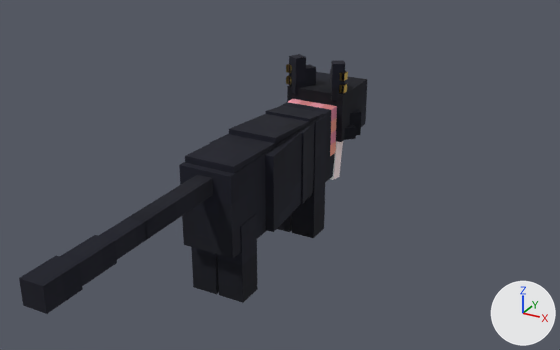
Before and after pictures for a commit that changed the glTF model public/3d/minecraft_model/model_xstraycat.gltf.
Before and after are seen from a 50 mm camera at (1.67, -2.95, 1.88) aimed at (0.19, -0.27, 0.53). Lighting does not change. The marker at lower right points along +X, +Y and +Z. The picture after the commit comes second.

Names of what the first picture shows: 'back_fluff_back', 'back_fluff_middle', 'back_left_leg.001', 'back_right_leg.001', 'body.001', 'front_right_leg.001', 'head.001', 'right_fluff_back', 'tail.002', 'tail2.002', 'tail2.003', 'tail2.004' and 13 more.
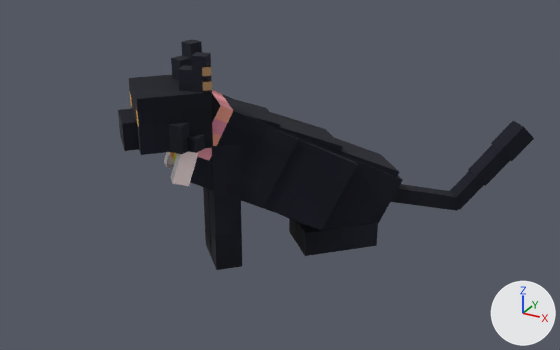
Not drawn themselves, but carrying or shaping drawn objects: ob_head, ob_body, ob_front_left_leg, ob_front_right_leg, ob_back_left_leg, ob_back_right_leg, ob_tail, ob_tail2.

Location of each change, [x1, y1, x2, y2] in pixels of the pictures (560 x 350 px):
```json
{"object": "body.001", "change": "moved, turned", "before": [179, 102, 335, 259], "after": [190, 94, 402, 230]}
{"object": "head.001", "change": "moved", "before": [287, 72, 367, 142], "after": [129, 75, 213, 155]}
{"object": "left_fluff_back", "change": "moved, turned", "before": [210, 134, 228, 143], "after": [264, 131, 357, 230]}
{"object": "front_left_leg.001", "change": "moved", "before": [277, 213, 292, 232], "after": [209, 143, 242, 270], "on screen": "mostly hidden before"}
{"object": "tail2.004", "change": "moved, turned", "before": [19, 255, 83, 314], "after": [491, 121, 534, 161]}
{"object": "tail.002", "change": "moved, turned", "before": [128, 175, 213, 240], "after": [391, 184, 462, 211]}
{"object": "back_left_leg.001", "change": "moved, turned", "before": [191, 247, 219, 294], "after": [297, 223, 378, 256]}
{"object": "back_fluff_back", "change": "moved, turned", "before": [185, 127, 303, 173], "after": [287, 132, 399, 177]}
{"object": "right_fluff_back", "change": "moved, turned", "before": [265, 132, 302, 232], "on screen": "not visible afterwards"}
{"object": "left_fluff_front", "change": "moved, turned", "after": [241, 127, 298, 208], "on screen": "not visible before"}
{"object": "tail2.003", "change": "moved, turned", "before": [60, 235, 117, 286], "after": [468, 145, 510, 186]}
{"object": "front_right_leg.001", "change": "moved", "before": [292, 115, 327, 238], "after": [203, 187, 211, 256]}
{"object": "back_right_leg.001", "change": "moved, turned", "before": [218, 214, 258, 303], "after": [289, 219, 298, 243], "on screen": "mostly hidden afterwards"}
{"object": "back_fluff_middle", "change": "moved, turned", "before": [229, 114, 317, 146], "after": [264, 112, 343, 153]}
{"object": "tail2.002", "change": "moved, turned", "before": [99, 216, 147, 259], "after": [450, 171, 484, 210]}
{"object": "collar_pink", "change": "moved, turned", "before": [288, 99, 337, 156], "after": [198, 90, 233, 161]}
{"object": "left_ear", "change": "moved", "before": [289, 64, 316, 94], "after": [178, 65, 212, 96]}
{"object": "back_fluff_front", "change": "moved, turned", "before": [266, 106, 324, 123], "after": [233, 99, 280, 129]}
{"object": "bow", "change": "moved, turned", "before": [330, 141, 343, 180], "after": [164, 151, 198, 186]}
{"object": "right_fluff_front", "change": "moved, turned", "before": [301, 122, 315, 204], "on screen": "not visible afterwards"}
{"object": "head.002", "change": "moved", "after": [118, 109, 139, 151], "on screen": "not visible before"}
{"object": "left_tuft_front", "change": "moved", "after": [169, 123, 190, 154], "on screen": "not visible before"}
{"object": "left_ear_tuft", "change": "moved", "before": [289, 54, 306, 71], "after": [191, 52, 211, 71]}
{"object": "right_ear", "change": "moved", "before": [330, 69, 345, 100], "after": [171, 56, 192, 80]}
{"object": "right_ear_tuft", "change": "moved", "before": [331, 60, 345, 76], "after": [181, 39, 202, 58]}
{"object": "left_tuft_back", "change": "moved", "after": [187, 135, 205, 153], "on screen": "not visible before"}
{"object": "right_tuft_front", "change": "moved", "before": [350, 109, 361, 135], "on screen": "not visible afterwards"}
{"object": "right_tuft_back", "change": "moved", "before": [344, 125, 356, 140], "on screen": "not visible afterwards"}
{"object": "left_earring_bottom", "change": "moved", "before": [286, 76, 291, 85], "after": [202, 80, 212, 91]}
{"object": "left_earring_top", "change": "moved", "before": [286, 64, 291, 73], "after": [202, 65, 211, 76]}
{"object": "right_earring_bottom", "change": "moved", "before": [339, 84, 347, 93], "on screen": "not visible afterwards"}
{"object": "right_earring_top", "change": "moved", "before": [340, 71, 348, 81], "on screen": "not visible afterwards"}
{"object": "heart", "change": "moved, turned", "after": [170, 152, 177, 163], "on screen": "not visible before"}
{"object": "belly_fluff_middle", "change": "moved, turned", "after": [280, 214, 306, 226], "on screen": "not visible before"}
```

The change, as JSON lines over the scene's bpy script:
```json
{"op": "set", "path": "ob_head.parent", "old": "ob_node_47", "new": "ob_root"}
{"op": "set", "path": "ob_head.location", "old": "(0.0, 0.562, 0.562)", "new": "(0.0, 0.438, 0.75)"}
{"op": "set", "path": "ob_body.parent", "old": "ob_node_47", "new": "ob_root"}
{"op": "set", "path": "ob_body.location", "old": "(0.0, 0.625, 0.75)", "new": "(0.0, 0.375, 1.0)"}
{"op": "set", "path": "ob_body.rotation_euler", "old": "(-1.571, 0.0, 0.0)", "new": "(-1.091, 0.0, 0.0)", "note": "degrees (-90, 0, 0) -> degrees (-63, 0, 0)"}
{"op": "set", "path": "ob_front_left_leg.parent", "old": "ob_node_47", "new": "ob_root"}
{"op": "set", "path": "ob_front_right_leg.parent", "old": "ob_node_47", "new": "ob_root"}
{"op": "set", "path": "ob_back_left_leg.parent", "old": "ob_node_47", "new": "ob_root"}
{"op": "set", "path": "ob_back_left_leg.location", "old": "(-0.0688, -0.312, 0.375)", "new": "(-0.0688, -0.5, 0.188)"}
{"op": "set", "path": "ob_back_left_leg.rotation_euler", "old": "(0.0, 0.0, 0.0)", "new": "(1.571, 0.0, 0.0)", "note": "degrees (0, 0, 0) -> degrees (90, 0, 0)"}
{"op": "set", "path": "ob_back_right_leg.parent", "old": "ob_node_47", "new": "ob_root"}
{"op": "set", "path": "ob_back_right_leg.location", "old": "(0.0688, -0.312, 0.375)", "new": "(0.0688, -0.5, 0.188)"}
{"op": "set", "path": "ob_back_right_leg.rotation_euler", "old": "(0.0, 0.0, 0.0)", "new": "(1.571, 0.0, 0.0)", "note": "degrees (0, 0, 0) -> degrees (90, 0, 0)"}
{"op": "set", "path": "ob_tail.parent", "old": "ob_node_47", "new": "ob_root"}
{"op": "set", "path": "ob_tail.location", "old": "(0.0, -0.5, 0.531)", "new": "(0.0, -0.5, 0.219)"}
{"op": "set", "path": "ob_tail.rotation_euler", "old": "(-1.571, 0.0, 0.0)", "new": "(-1.309, 0.0, 0.0)", "note": "degrees (-90, 0, 0) -> degrees (-75, 0, 0)"}
{"op": "set", "path": "ob_tail2.parent", "old": "ob_node_47", "new": "ob_root"}
{"op": "set", "path": "ob_tail2.location", "old": "(0.0, -1.0, 0.531)", "new": "(0.0, -1.0, 0.0938)"}
{"op": "set", "path": "ob_tail2.rotation_euler", "old": "(-1.571, 0.0, 0.0)", "new": "(-2.356, 0.0, 0.0)", "note": "degrees (-90, 0, 0) -> degrees (-135, 0, 0)"}
{"op": "add", "block": "ob_root", "code": ["ob_root = bpy.data.objects.new('root', None)", "ob_root.parent = ob_node_47", "ob_root.location = (0.0, 0.0, 0.0)", "ob_root.rotation_euler = (0.0, 0.0, 2.356)  # degrees (0, 0, 135)"]}
```
